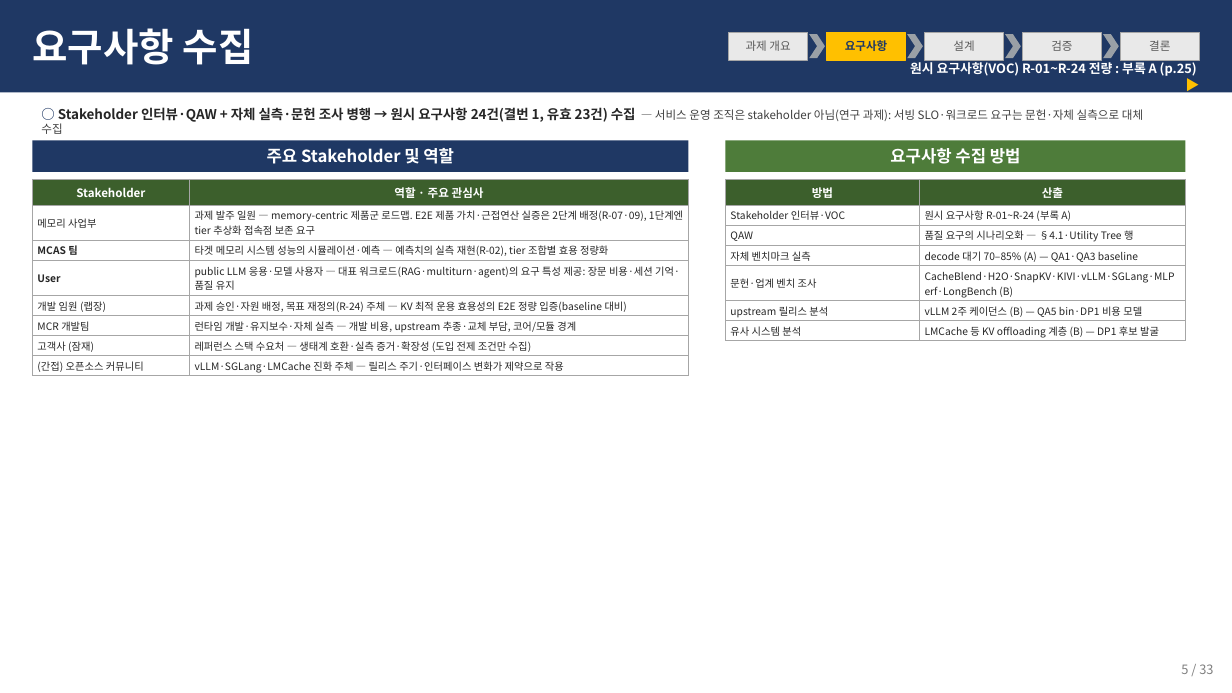
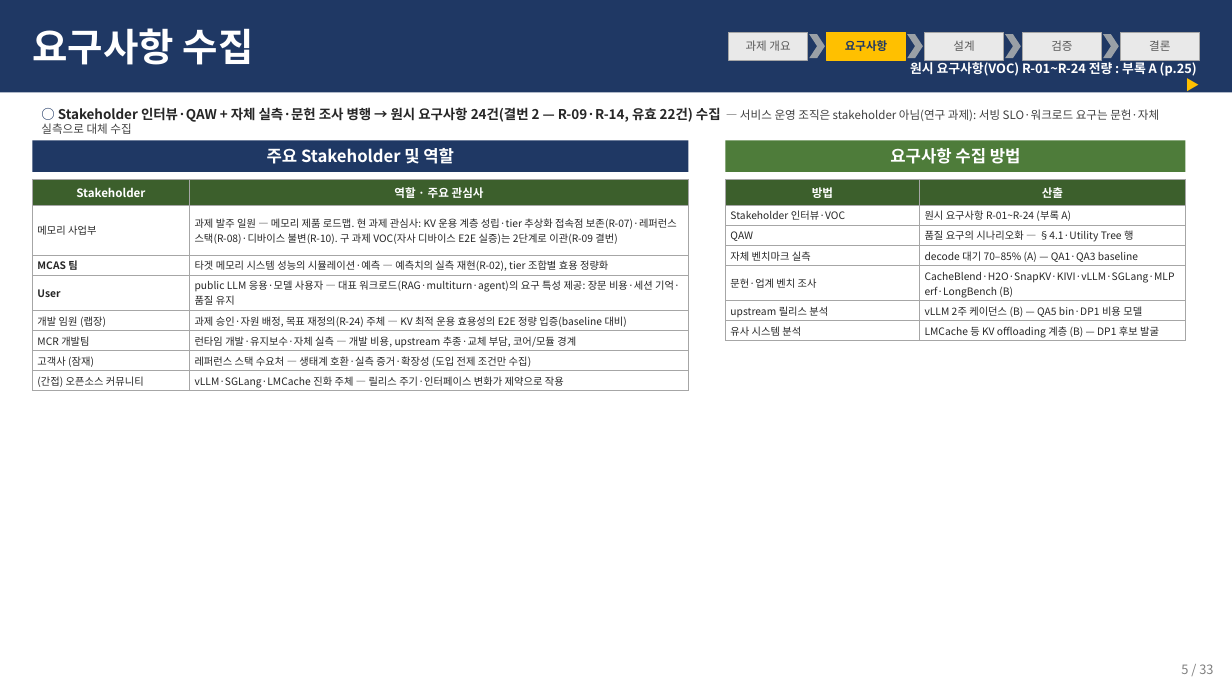
Before and after one commit to mkim0628/architect, a slide deck: slide 1 of docs/mcr_requirements_kv.pptx. Drawn at 1232x693 pixels with LibreOffice and Linux fonts; fonts in the diff are those of the drawing. Boxes give left, top, right and bottom in pixels: in the first picture for what was removed or moved away, otherwise in the second. Text is boxed around its words. In the diff, an @@ line names an element or a change of style, - is before the commit and + after.

```diff
--- a/docs/mcr_requirements_kv.pptx
+++ b/docs/mcr_requirements_kv.pptx
@@ text at [41, 107, 1159, 134]: text changed; size 9 to 10.5 pt; text colour #404040 to #262626; bold on @@
-○ Stakeholder 인터뷰·QAW + 자체 실측·문헌 조사 병행 → 원시 요구사항 24건(결번 1, 유효 23건) 수집 — 서비스 운영 조직은 stakeholder 아님(연구 과제): 서빙 SLO·워크로드 요구는 문헌·자체 실측으로 대체 수집
+○ Stakeholder 인터뷰·QAW + 자체 실측·문헌 조사 병행 → 원시 요구사항 24건(결번 2 — R-09·R-14, 유효 22건) 수집 — 서비스 운영 조직은 stakeholder 아님(연구 과제): 서빙 SLO·워크로드 요구는 문헌·자체 실측으로 대체 수집
@@ table at [32, 179, 689, 392] @@
-row 2, column 2: 과제 발주 일원 — memory-centric 제품군 로드맵. E2E 제품 가치·근접연산 실증은 2단계 배정(R-07·09), 1단계엔 tier 추상화 접속점 보존 요구
+row 2, column 2: 과제 발주 일원 — 메모리 제품 로드맵. 현 과제 관심사: KV 운용 계층 성립·tier 추상화 접속점 보존(R-07)·레퍼런스 스택(R-08)·디바이스 불변(R-10). 구 과제 VOC(자사 디바이스 E2E 실증)는 2단계로 이관(R-09 결번)
```
Also in this commit, not shown: 2 other slides changed, 6 slides added, 2 other files.
